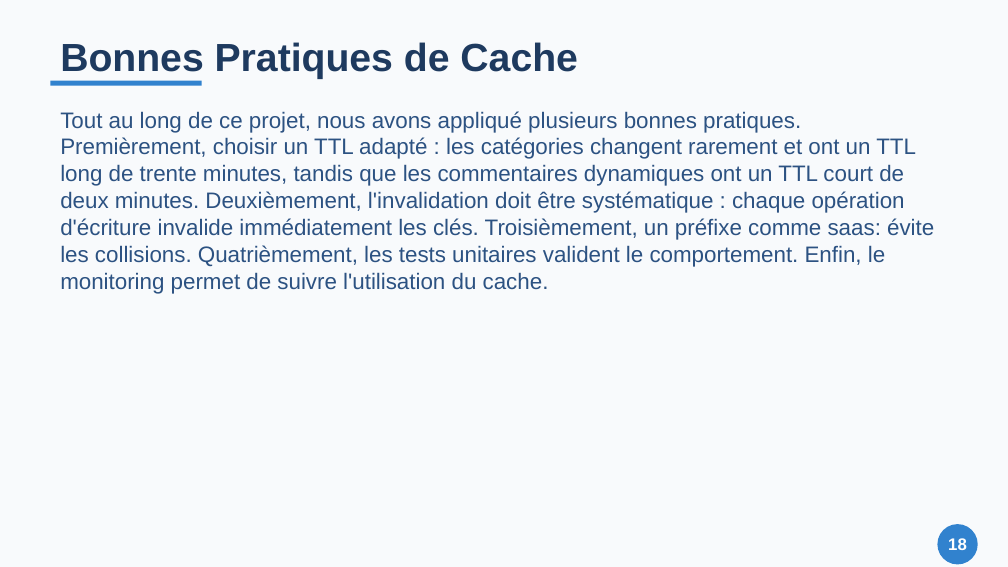
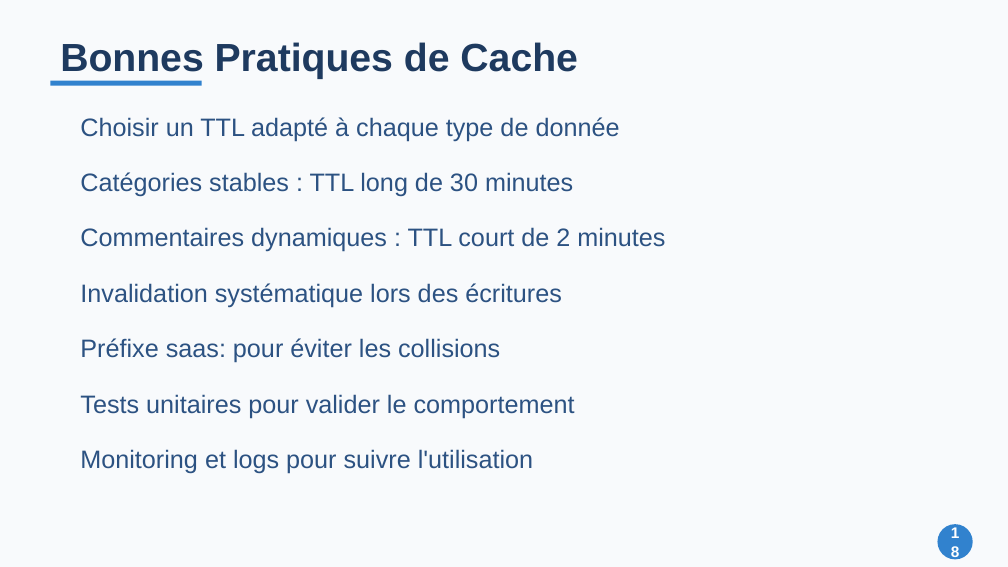
Before and after one commit to Zeinot/marketplace-saas, a slide deck: slide 18 of output/Presentation_Cache_Redis.pptx. Drawn at 1008x567 pixels with LibreOffice and Linux fonts; fonts in the diff are those of the drawing. Boxes give left, top, right and bottom in pixels: in the first picture for what was removed or moved away, otherwise in the second. Text is boxed around its words. In the diff, an @@ line names an element or a change of style, - is before the commit and + after.

```diff
--- a/output/Presentation_Cache_Redis.pptx
+++ b/output/Presentation_Cache_Redis.pptx
@@ text "Choisir un TTL adapté à ..." at (80, 117, 620, 141): vertical alignment top to middle @@
@@ text at (80, 117, 620, 141): text changed; size 16 to 18 pt @@
-Tout au long de ce projet, nous avons appliqué plusieurs bonnes pratiques. Premièrement, choisir un TTL adapté : les catégories changent rarement et ont un TTL long de trente minutes, tandis que les commentaires dynamiques ont un TTL court de deux minutes. Deuxièmement, l'invalidation doit être systématique : chaque opération d'écriture invalide immédiatement les clés. Troisièmement, un préfixe comme saas: évite les collisions. Quatrièmement, les tests unitaires valident le comportement. Enfin, le monitoring permet de suivre l'utilisation du cache.
+Choisir un TTL adapté à chaque type de donnée
@@ text added at (80, 172, 573, 197), 18 pt, text #2C5282 @@
+Catégories stables : TTL long de 30 minutes
@@ text added at (80, 227, 665, 252), 18 pt, text #2C5282 @@
+Commentaires dynamiques : TTL court de 2 minutes
@@ text added at (80, 283, 562, 308), 18 pt, text #2C5282 @@
+Invalidation systématique lors des écritures
@@ text added at (80, 338, 500, 363), 18 pt, text #2C5282 @@
+Préfixe saas: pour éviter les collisions
@@ text added at (80, 394, 575, 418), 18 pt, text #2C5282 @@
+Tests unitaires pour valider le comportement
@@ text added at (80, 449, 533, 474), 18 pt, text #2C5282 @@
+Monitoring et logs pour suivre l'utilisation
@@ text "18" at (937, 524, 973, 559): size 12 to 11 pt @@
@@ ellipse: place and size @@
-ellipse at (937, 524, 978, 564)
+ellipse at (937, 524, 973, 559)
```
Also in this commit, not shown: 19 other slides changed, 6 other files.
